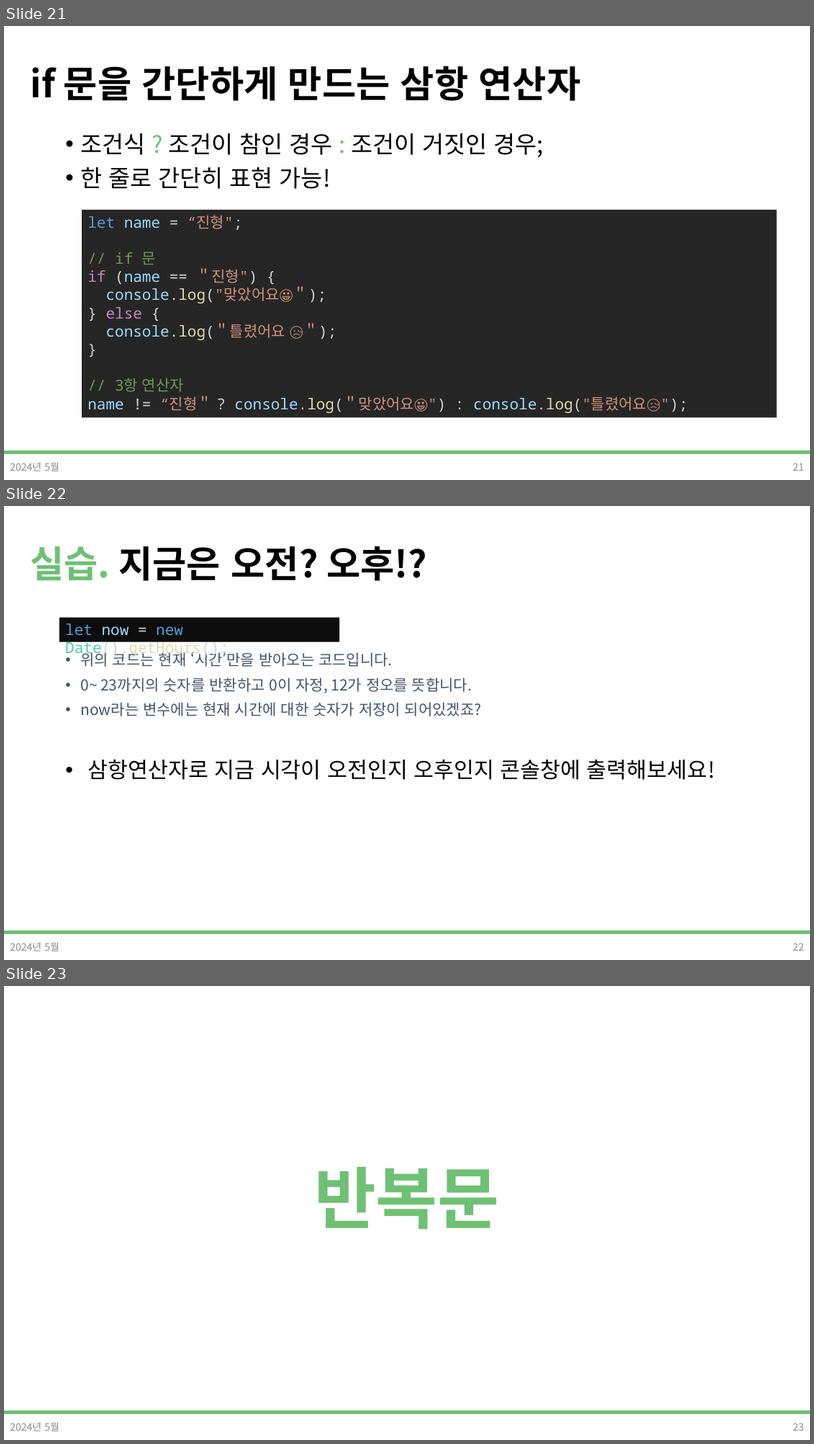
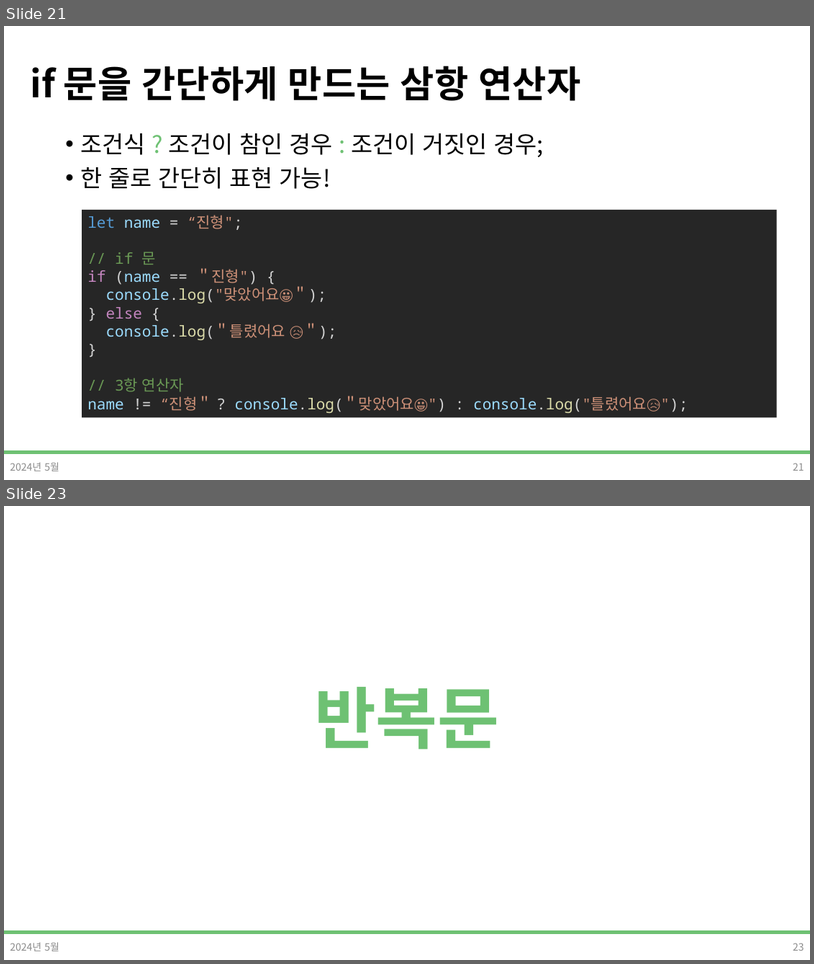
Before and after one commit to DevDamon0527/SeSAC_Yeongdeungpo_Campus_6th, a slide deck: material/[SeSAC_YDP_6] 04_3_Javascript.pptx. Shown one above the other, each under a label of ours: slides 21, 22 and 23 before the commit, slides 21 and 23 after it; the slides between them are not shown. The pictures are 814x1444 and 814x964 pixels, drawn with LibreOffice and Linux fonts; fonts in the diff are those of the drawing; background and template pictures are left out. Boxes give left, top, right and bottom in pixels: in the first picture for what was removed or moved away, otherwise in the second. Text is boxed around its words. In the diff, an @@ line names an element or a change of style, - is before the commit and + after.

```diff
--- a/material/[SeSAC_YDP_6] 04_3_Javascript.pptx
+++ b/material/[SeSAC_YDP_6] 04_3_Javascript.pptx
@@ slide 22 removed at (4,506,810,960), background #FFFFFF; not listed: 1 template element that a slide beside it also shows @@
@@ title removed at (30,546,427,581) @@
-실습. 지금은 오전? 오후!?
@@ rectangle removed at (59,618,340,641) @@
-let now = new Date().getHours();
@@ text removed at (80,650,716,780) @@
-• 위의 코드는 현재 ‘시간’만을 받아오는 코드입니다.
-• 0~ 23까지의 숫자를 반환하고 0이 자정, 12가 정오를 뜻합니다.
-• now라는 변수에는 현재 시간에 대한 숫자가 저장이 되어있겠죠?
-• 삼항연산자로 지금 시각이 오전인지 오후인지 콘솔창에 출력해보세요!
@@ text removed at (10,942,59,951) @@
-2024년 5월
@@ page number removed at (793,942,805,950) @@
-22
```
Also in this commit, not shown: 3 slides changed, 6 slides added, 5 other slides removed, 9 other files.
